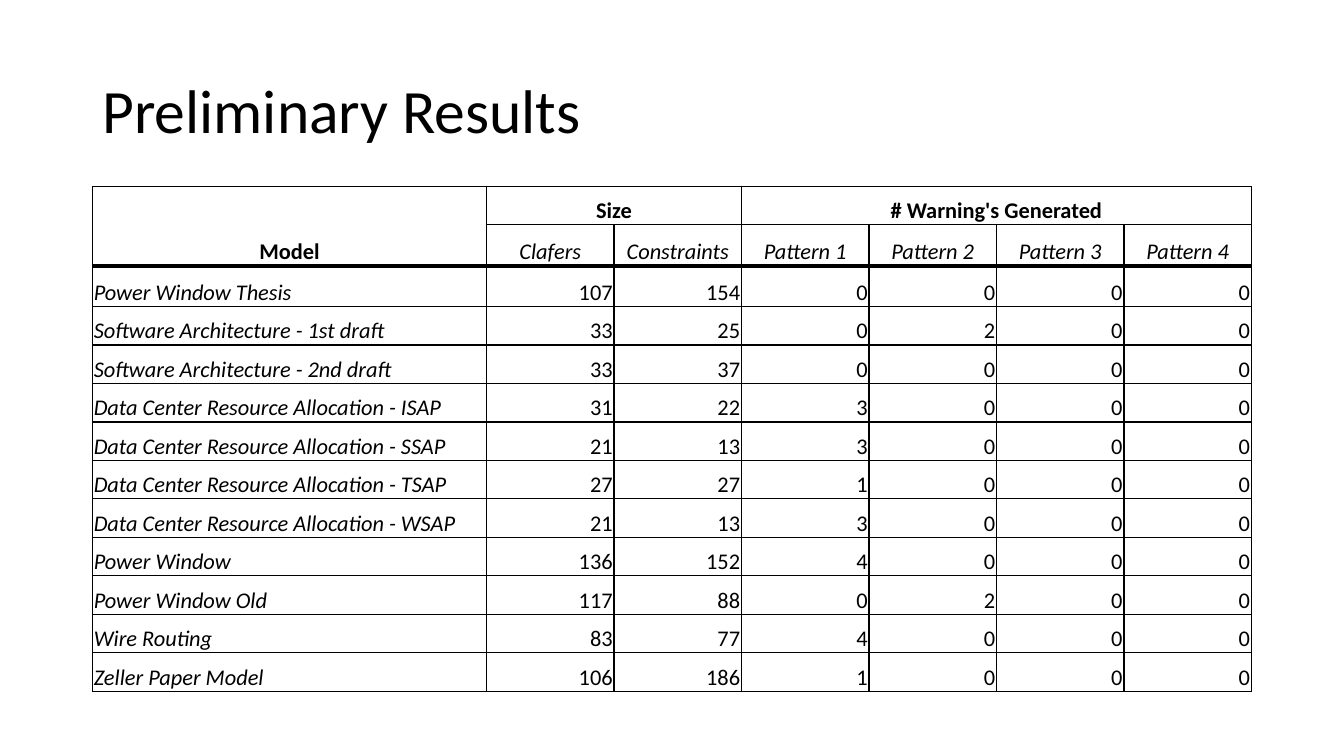
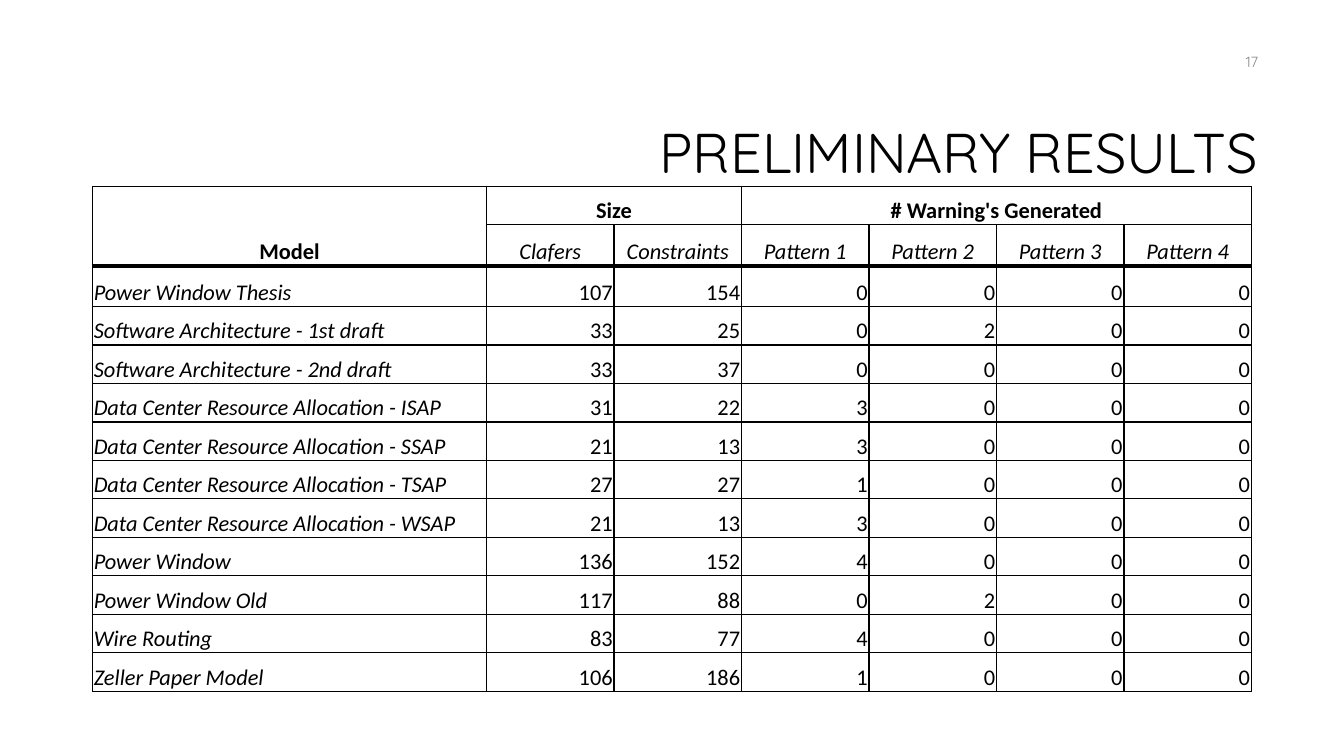
Before and after one commit to ross2jd/ECE654_Project, a slide deck: slide 17 of Presentation.pptx (slide 16 before the commit). Drawn at 1344x756 pixels with LibreOffice and Linux fonts; fonts in the diff are those of the drawing; background and template pictures are left out. Boxes give left, top, right and bottom in pixels: in the first picture for what was removed or moved away, otherwise in the second. Text is boxed around its words. In the diff, an @@ line names an element or a change of style, - is before the commit and + after.

```diff
--- a/Presentation.pptx
+++ b/Presentation.pptx
@@ page number added at (1246,57,1258,67), 10.5 pt, text #8C8C8C @@
+17
@@ title at (660,133,1258,188): text changed; size 44 to 40 pt; font Calibri to Quicksand @@
-Preliminary Results
+PRELIMINARY RESULTS
```
Also in this commit, not shown: 16 other slides changed, 2 slides added, 1 slide removed, 5 other files.
